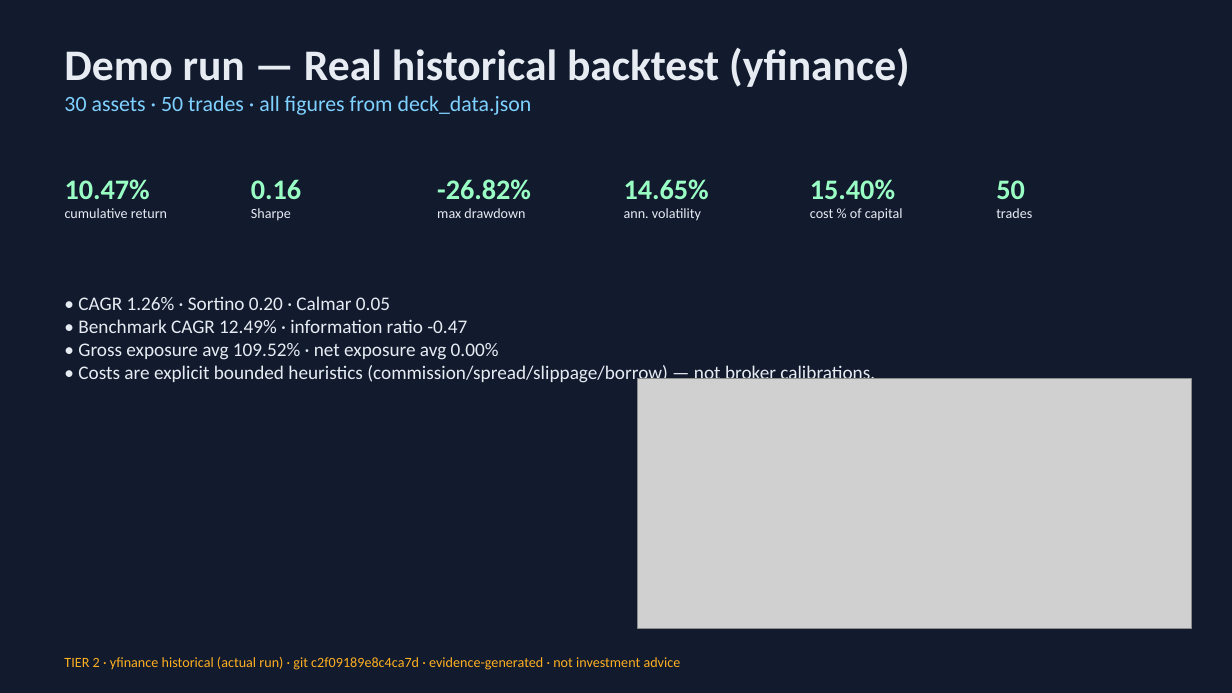
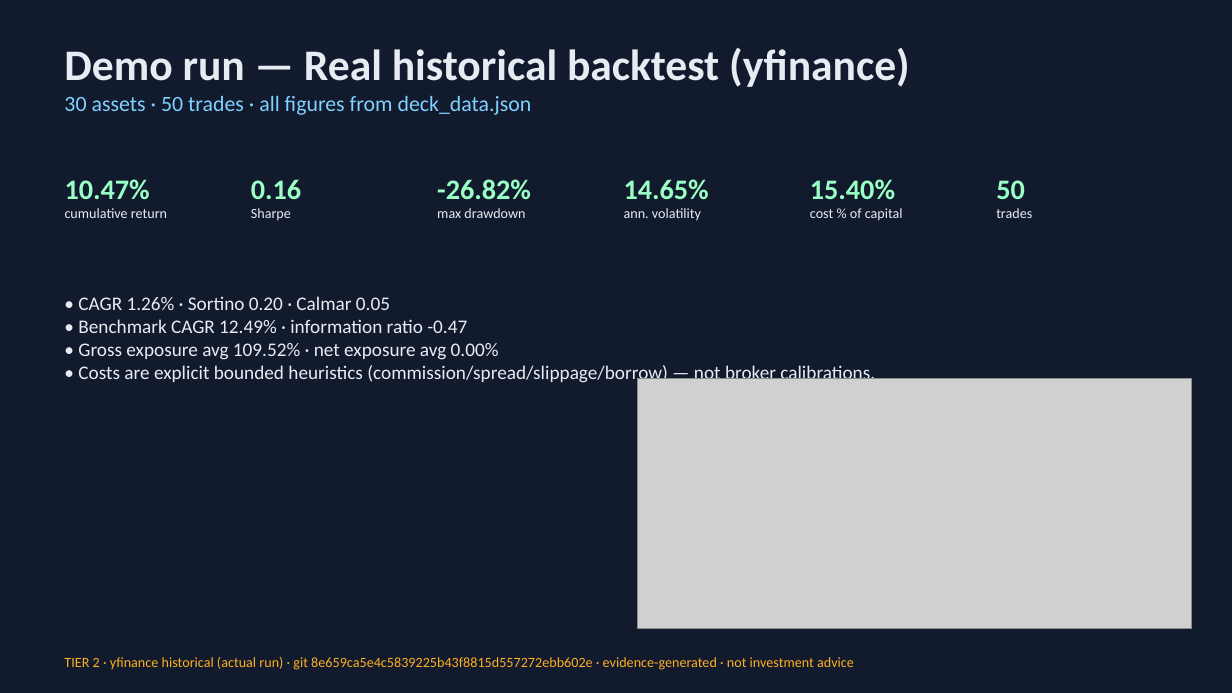
Before and after one commit to Scott-Switzer/market-fuzzer, a slide deck: slide 4 of app/static/pitch-deck/fenrix_deck.pptx. Drawn at 1232x693 pixels with LibreOffice and Linux fonts; fonts in the diff are those of the drawing; grey boxes stand for pictures. Boxes give left, top, right and bottom in pixels: in the first picture for what was removed or moved away, otherwise in the second. Text is boxed around its words. In the diff, an @@ line names an element or a change of style, - is before the commit and + after.

```diff
--- a/app/static/pitch-deck/fenrix_deck.pptx
+++ b/app/static/pitch-deck/fenrix_deck.pptx
@@ text at bbox=[64, 657, 854, 670]: text changed @@
-TIER 2 · yfinance historical (actual run) · git c2f09189e8c4ca7d · evidence-generated · not investment advice
+TIER 2 · yfinance historical (actual run) · git 8e659ca5e4c5839225b43f8815d557272ebb602e · evidence-generated · not investment advice
```
Also in this commit, not shown: 3 other slides changed, 7 other files.
